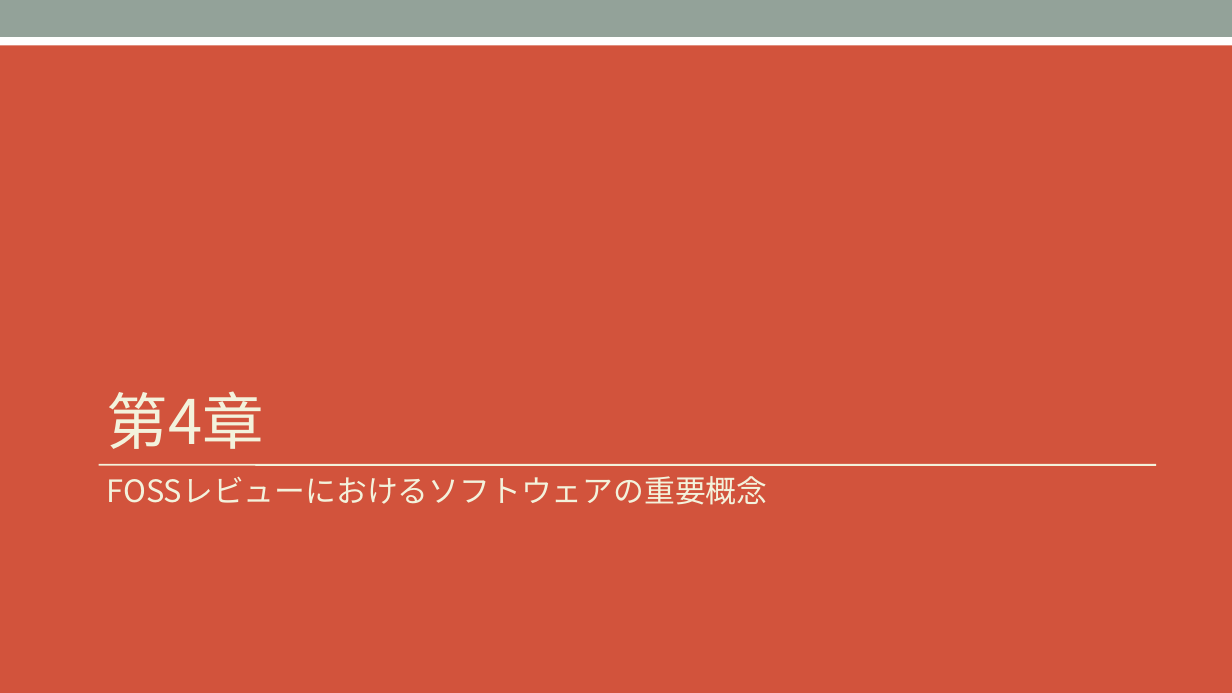
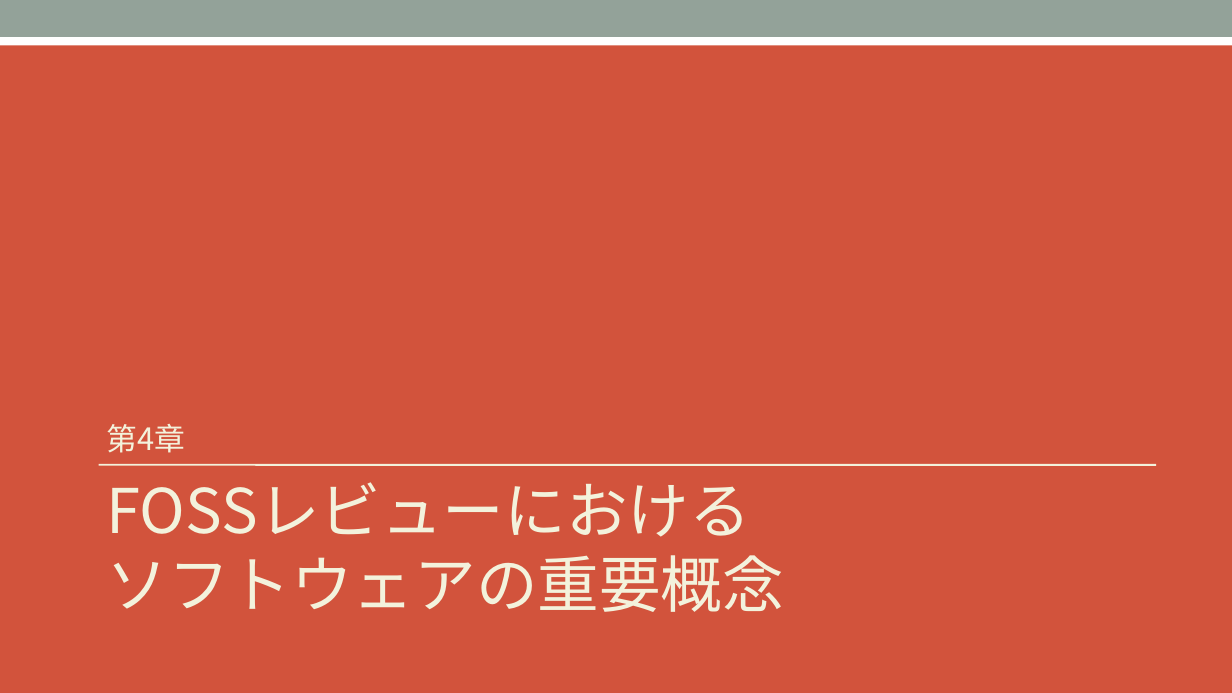
Before and after one commit to OpenChain-Project/Curriculum-Translation-JP, a slide deck: slide 34 of REVIEW/Version_for_v1.1/openchain-curriculum-for-1-1_JP_review_tani.pptx (slide 33 before the commit). Drawn at 1232x693 pixels with LibreOffice and Linux fonts; fonts in the diff are those of the drawing. Boxes give left, top, right and bottom in pixels: in the first picture for what was removed or moved away, otherwise in the second. Text is boxed around its words. In the diff, an @@ line names an element or a change of style, - is before the commit and + after.

```diff
--- a/REVIEW/Version_for_v1.1/openchain-curriculum-for-1-1_JP_review_tani.pptx
+++ b/REVIEW/Version_for_v1.1/openchain-curriculum-for-1-1_JP_review_tani.pptx
@@ title "第4章" at (107,424,186,453): size 48 to 24 pt @@
@@ text at (107,482,784,612): text changed; size 24 to 48 pt @@
-FOSSレビューにおけるソフトウェアの重要概念
+FOSSレビューにおける
+ソフトウェアの重要概念
```
Also in this commit, not shown: 31 other slides changed, 9 slides added, 1 slide removed.
